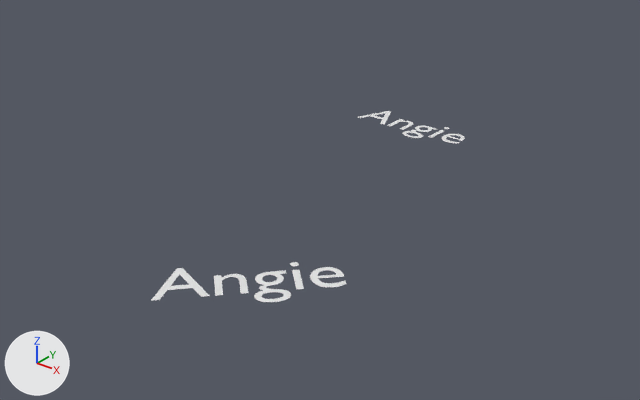
The Blender file necklace/heart.blend: old version first, new version second.
Both versions are drawn from a 50 mm camera at (73.7, -83.5, 52.5) aimed at (2.6, 5.3, -2.5). Lighting does not change. The marker at lower left points along +X, +Y and +Z. Text is drawn in Blender's own font.

Names of what the first picture shows: 'Text', 'Text.001'.
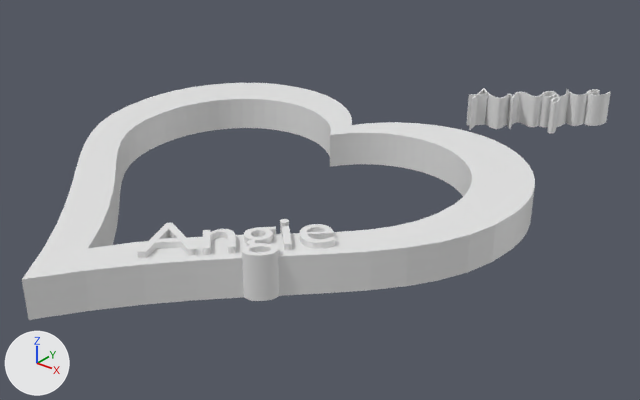
Patch to the scene script:
```diff
--- a/necklace/heart.blend.py
+++ b/necklace/heart.blend.py
@@ me_mesh @@
+me_mesh.from_pydata(...)  # 12972 vertices, 9717 faces; spans x 0.08..2.49, y -0.3..0.52, z -0.27..0.27
@@ ob_text @@
-ob_text = bpy.data.objects.new('Text', txt_text)
-ob_text.location = (7.2, -30.3, 0.0)
-ob_text.rotation_euler = (0.0, 0.0, 0.818)  # degrees (0, 0, 47)
+ob_text = bpy.data.objects.new('Text', me_mesh)
+ob_text.location = (8.1, 36.1, 2.7)
+ob_text.rotation_euler = (0.0, 0.0, 0.782)  # degrees (0, 0, 45)
 ob_text.scale = (9.73, 9.73, 9.73)
@@ ob_text_001 @@
 ob_text_001 = bpy.data.objects.new('Text.001', txt_text_001)
-ob_text_001.location = (-8.0, 28.2, 0.8)
-ob_text_001.scale = (8.42, 8.42, 8.42)
+ob_text_001.location = (6.0, -30.4, 2.9)
+ob_text_001.rotation_euler = (0.0, 0.0, 0.785)  # degrees (0, 0, 45)
+ob_text_001.scale = (9.56, 9.56, 9.56)
@@ ob_heart @@
 ob_heart.scale = (0.655, 0.655, 2.5)
-ob_heart.hide_viewport = True
```

Changed parts and their boxes (x1, y1, x2, y2) in the pictures (640 x 400 px):
'Heart', shown: after (22, 83, 535, 320)
'Text', reshaped, moved, turned: before (151, 262, 346, 302); after (466, 88, 611, 133)
'Text.001', reshaped, moved, turned, rescaled: before (358, 111, 465, 143); after (137, 219, 335, 301)
